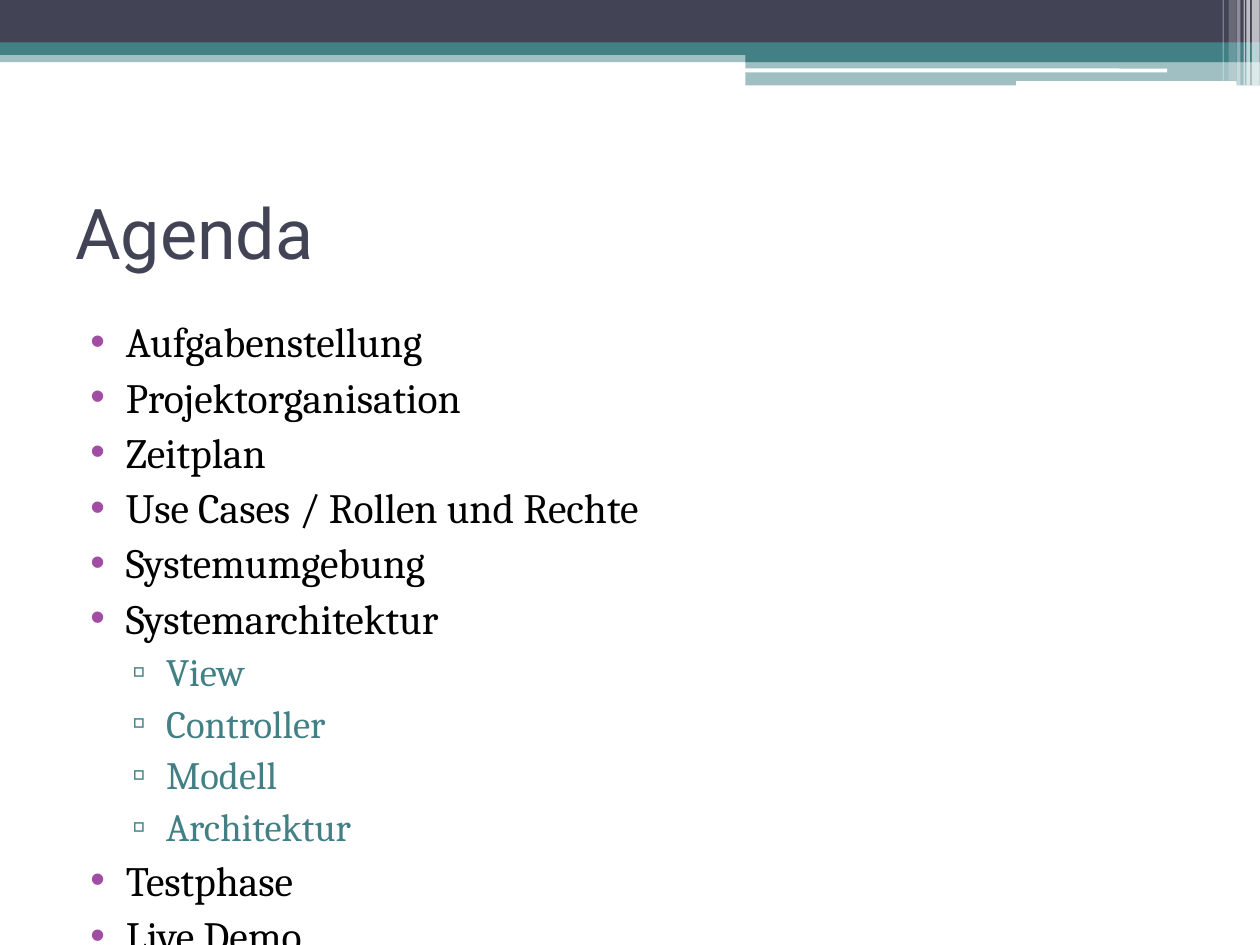
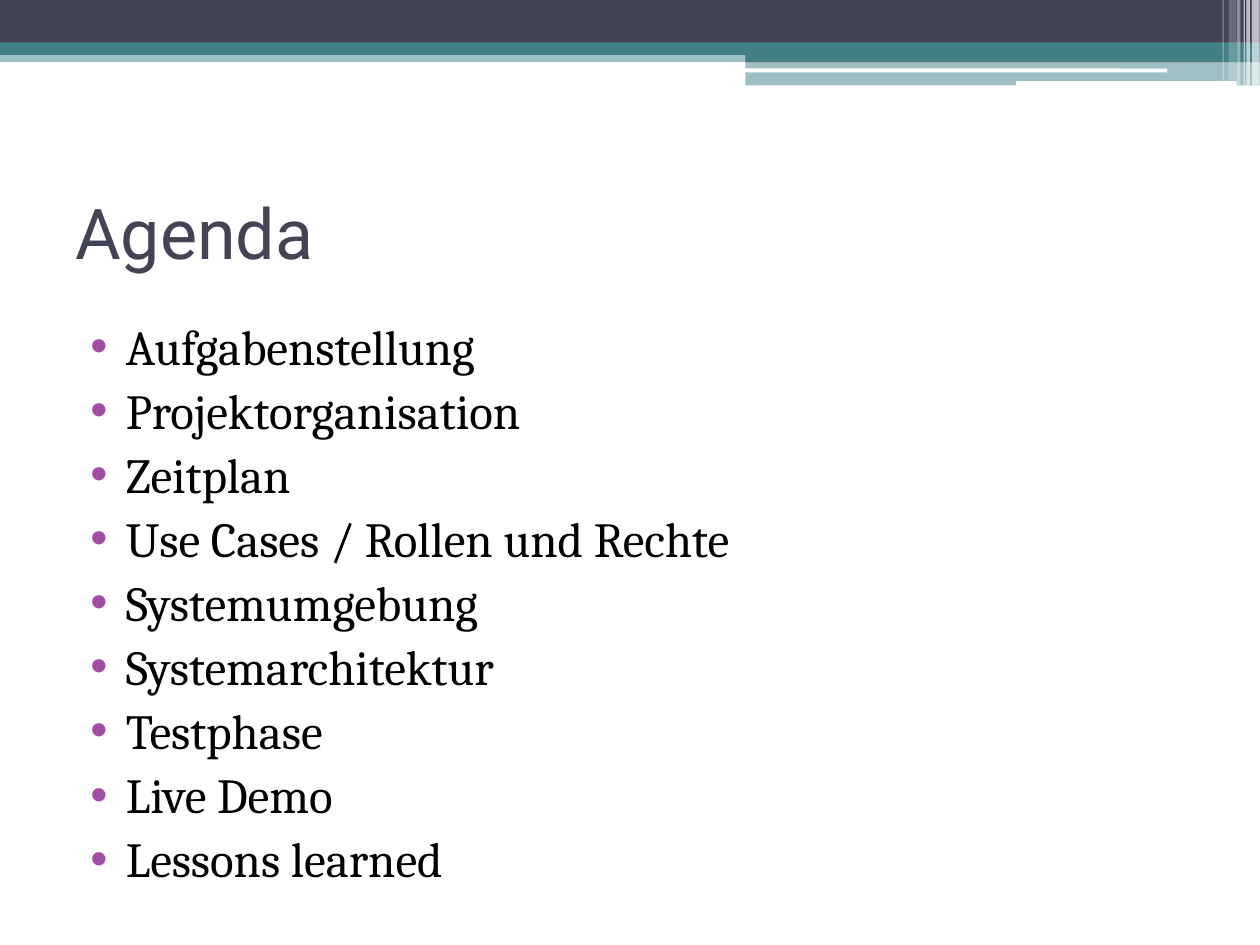
Before and after one commit to DanJoeHa/Fallstudie, a slide deck: slide 2 of Projektmanagement/Abschlusspräsentation.pptx. Drawn at 1260x945 pixels with LibreOffice and Linux fonts; fonts in the diff are those of the drawing. Boxes give left, top, right and bottom in pixels: in the first picture for what was removed or moved away, otherwise in the second. Text is boxed around its words. In the diff, an @@ line names an element or a change of style, - is before the commit and + after.

```diff
--- a/Projektmanagement/Abschlusspräsentation.pptx
+++ b/Projektmanagement/Abschlusspräsentation.pptx
@@ text "Aufgabenstellung" at (x1=126, y1=330, x2=729, y2=878): size 23.8 to 28 pt @@
@@ text at (x1=166, y1=660, x2=351, y2=842): paragraphs removed @@
-  ▫ View
-  ▫ Controller
-  ▫ Modell
-  ▫ Architektur
```
Also in this commit, not shown: 3 other slides changed, 1 other file.
